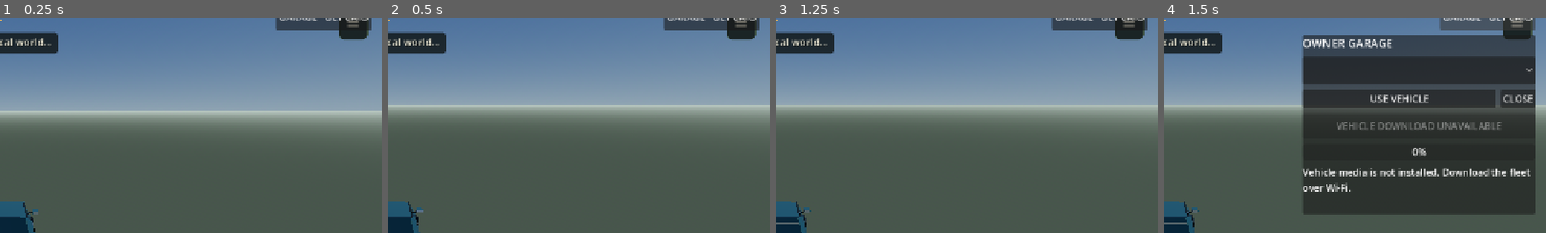
Above: before the commit, frames 1-4 (left to right).
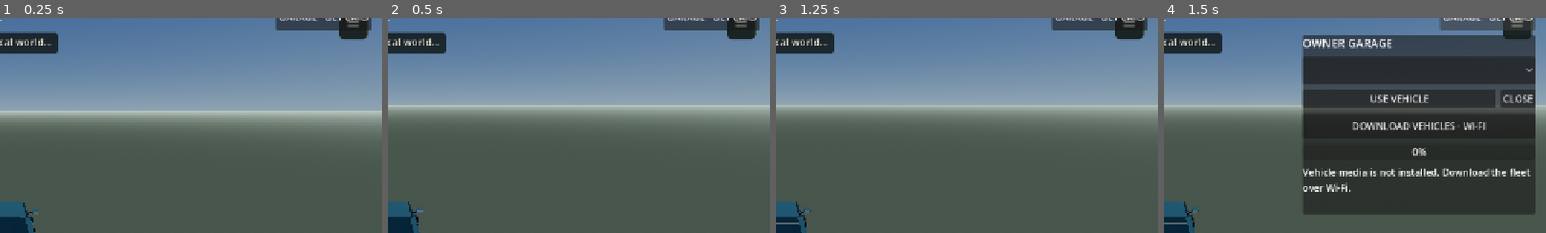
Above: after the commit, the same moments.

Repository: rell28194-rgb/yardman
Game: Godot game, scene res://main.tscn
Same seed, same stepped clock (60 frames per second), same inputs: the game is played once before the commit and once after it.
Inputs (mouse positions are % of the whole screen's width and height, from its top left):
- Up to frame 1 (0.25 s): no input
- Up to frame 2 (0.5 s): no input
- Up to frame 3 (1.25 s): tap Enter at 0.5 s; move the mouse to (72, 45) at 0.52 s; hold Right (ui_right) from 0.53 s (still down); tap E at 0.6 s; click (72, 45) at 0.67 s; tap Space at 0.77 s
- Up to frame 4 (1.5 s): release Right (ui_right) at 1.25 s; click "GARAGE · GET CARS" at 1.25 s
The pictures show only the part of the screen within x 50-100%, y 6-56%; the shares and areas given below are measured in that part.

Frames 1-3 are identical in both runs. In frame 4, 1.0% of the frame differs, in the area x 45-89%, y 48-52%.
Error before the commit: Parse Error: Cannot infer the type of "downloaded" variable because the value doesn't have a set type. (res://scripts/remote_fleet_runtime.gd:48)
Error after the commit: Invalid assignment of property or key 'keep_partial_download' with value of type 'bool' on a base object of type 'HTTPRequest'. (res://scripts/remote_fleet_run…

Commit message:
fix: type post-install fleet download counters for Godot 4.7

Diff:
--- a/godot/scripts/remote_fleet_runtime.gd
+++ b/godot/scripts/remote_fleet_runtime.gd
@@ -16,8 +16,8 @@
 var _http: HTTPRequest
 var _state := "idle"
 var _message := "Vehicle pack not installed."
-var _resume_offset := 0
-var _last_progress_emit_msec := 0
+var _resume_offset: int = 0
+var _last_progress_emit_msec: int = 0
 
 func _ready() -> void:
     process_mode = Node.PROCESS_MODE_ALWAYS
@@ -41,12 +41,12 @@
 func _process(_delta: float) -> void:
     if _state != "downloading" or _http == null:
         return
-    var now := Time.get_ticks_msec()
+    var now: int = Time.get_ticks_msec()
     if now - _last_progress_emit_msec < 200:
         return
     _last_progress_emit_msec = now
-    var downloaded := _resume_offset + max(_http.get_downloaded_bytes(), 0)
-    progress_changed.emit(min(downloaded, PACK_BYTES), PACK_BYTES)
+    var downloaded: int = _resume_offset + maxi(_http.get_downloaded_bytes(), 0)
+    progress_changed.emit(mini(downloaded, PACK_BYTES), PACK_BYTES)
 
 func get_state() -> String:
     return _state
@@ -106,9 +106,9 @@
         return
 
     var handle := FileAccess.open(ARCHIVE_PATH, FileAccess.READ)
-    var size := int(handle.get_length()) if handle != null else -1
+    var size: int = int(handle.get_length()) if handle != null else -1
     if size != PACK_BYTES:
-        _set_state("error", "Vehicle download is incomplete (%d / %d bytes). Tap download to resume." % [max(size, 0), PACK_BYTES])
+        _set_state("error", "Vehicle download is incomplete (%d / %d bytes). Tap download to resume." % [maxi(size, 0), PACK_BYTES])
         return
 
     _set_state("verifying", "Verifying vehicle pack…")
